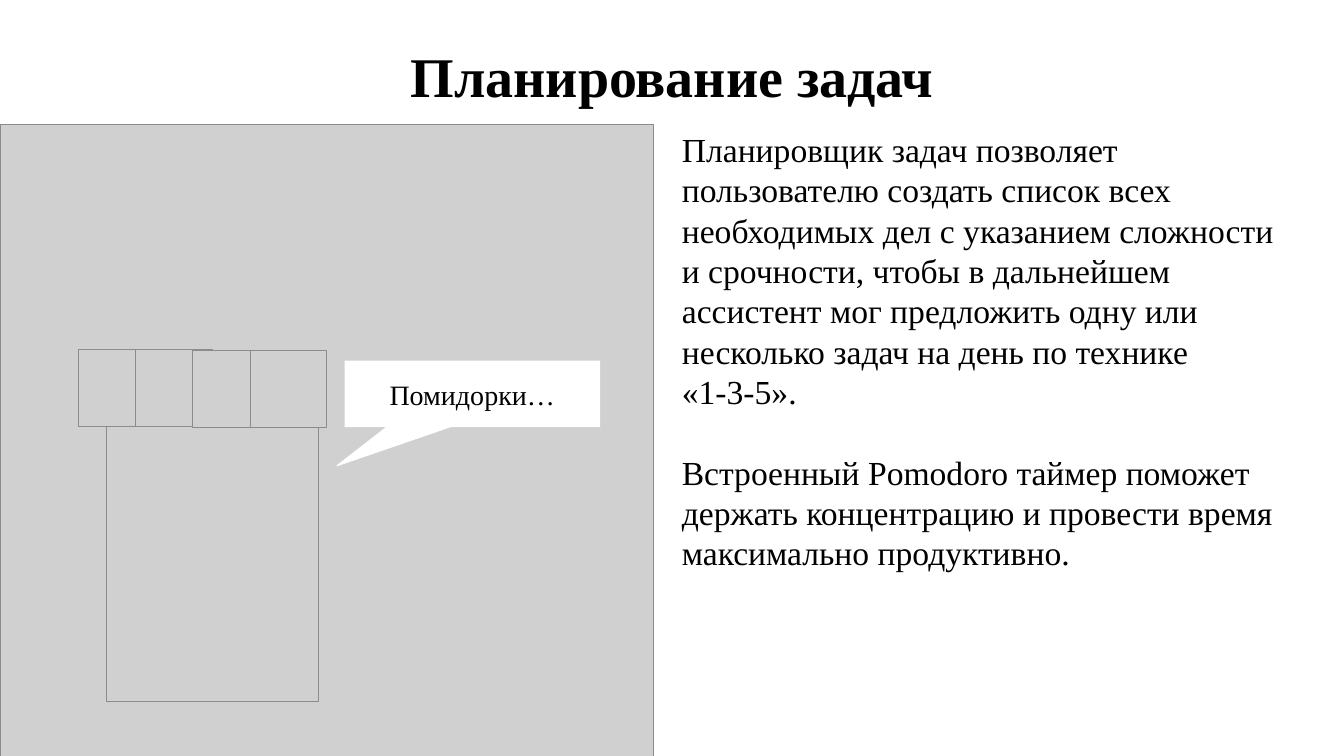
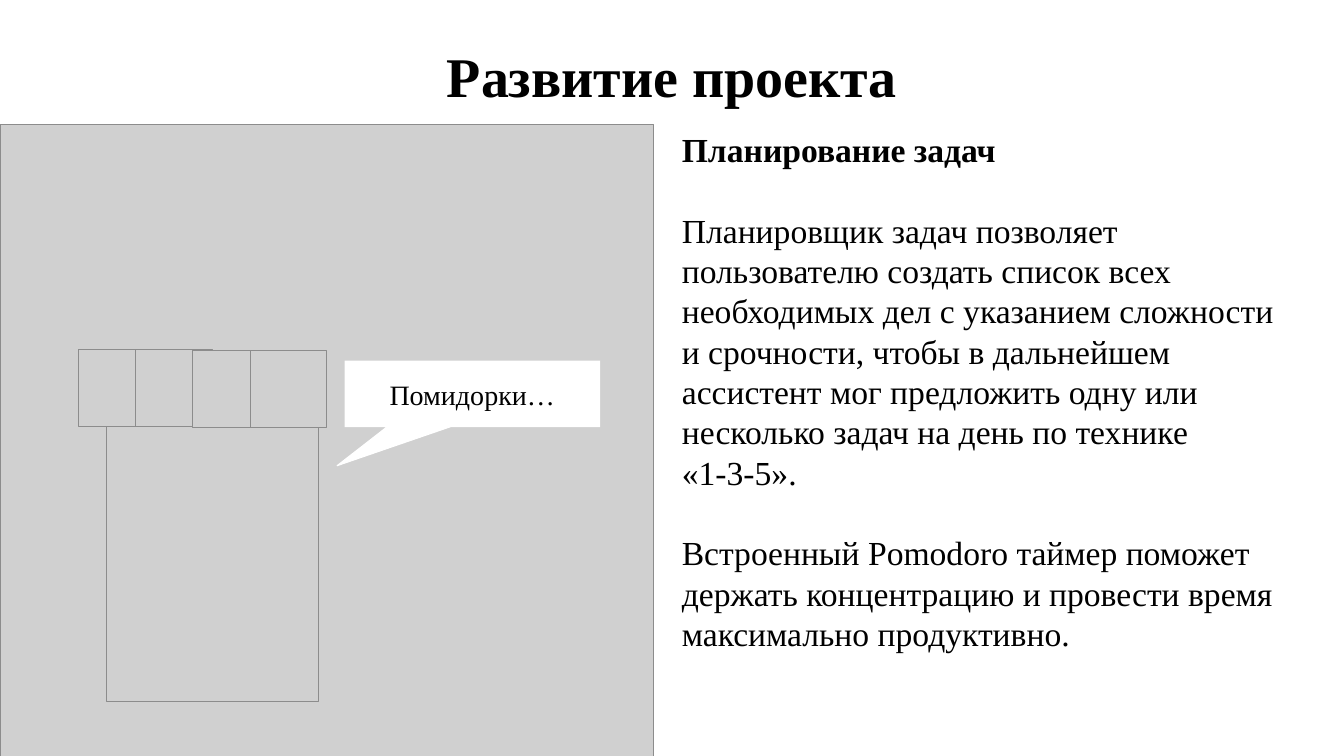
Before and after one commit to DronSyperlol/VirtualCurator, a slide deck: slide 15 of Docs/Куратор - виртуальный куратор.pptx. Drawn at 1344x756 pixels with LibreOffice and Linux fonts; fonts in the diff are those of the drawing; grey boxes stand for pictures. Boxes give left, top, right and bottom in pixels: in the first picture for what was removed or moved away, otherwise in the second. Text is boxed around its words. In the diff, an @@ line names an element or a change of style, - is before the commit and + after.

Commit message:
fix: развитие проекта

```diff
--- a/Docs/Куратор - виртуальный куратор.pptx
+++ b/Docs/Куратор - виртуальный куратор.pptx
@@ text at box(447, 60, 896, 108): text changed @@
-Планирование задач
+Развитие проекта
@@ text at box(682, 140, 996, 169): paragraph added @@
+Планирование задач
```
Also in this commit, not shown: 4 other slides changed.
